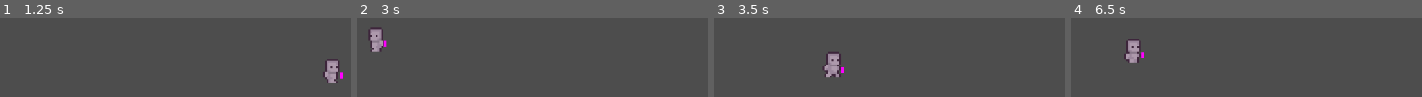
Above: before the commit, frames 1-4 (left to right).
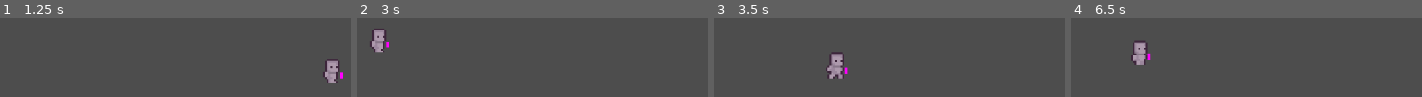
Above: after the commit, the same moments.

Repository: jus2tomate83/Godot2DGame
Game: Godot game, scene res://Mob/Pnj/PnjPathFollow/Pnj_PathFollow.tscn
The game is run twice, just before and just after one commit, with the same random seed, the same clock (stepped at 60 frames per second) and the same inputs.
Inputs:
- Up to frame 1 (1.25 s): hold D (droite) from 0.53 s (still down); tap Space (jump) at 0.77 s
- Up to frame 2 (3 s): tap Enter at 1.25 s; tap Space (jump) at 1.52 s; release D (droite) at 2.03 s; hold Q (gauche) 2.03-2.78 s; hold D (droite) from 2.78 s (still down)
- Up to frame 3 (3.5 s): keep holding D (droite); tap Space (jump) at 3.02 s
- Up to frame 4 (6.5 s): tap Space (jump) at 3.77, 4.52, 6.02 s; release D (droite) at 4.28 s; hold Q (gauche) 4.28-5.03 s; hold D (droite) 5.03-5.78 s; hold Q (gauche) from 5.78 s (still down)

Frame 1 is identical in both runs. In frame 2, 0.9% of the frame differs, in the area x 3-10%, y 11-44%; in frame 3, 1.3%; in frame 4, 1.6%, in the area x 15-23%, y 26-60%.
Error before the commit: Invalid type in function 'translate' in base 'Sprite2D'. Cannot convert argument 1 from int to Vector2. (res://Mob/Pnj/PnjPathFollow/CharacterFollower2D.gd:15)

Commit message:
Tel Mouvement Finish

Diff:
--- a/Mob/Pnj/PnjPathFollow/CharacterFollower2D.gd
+++ b/Mob/Pnj/PnjPathFollow/CharacterFollower2D.gd
@@ -2,20 +2,23 @@
 var velocity = Vector2.ZERO
 @export var runSpeed = 300
 var last_position
+var tel_pos_start
 # Called when the node enters the scene tree for the first time.
 func _ready():
-	pass # Replace with function body.
+	tel_pos_start = $Pnj/AnimatedSprite2D/Telephone.position
 
 # Called every frame. 'delta' is the elapsed time since the previous frame.
 func _process(delta):
 	last_position = position[0]
 	set_progress(get_progress() + runSpeed*delta)
 	if position[0] < last_position:
-			$Pnj/AnimatedSprite2D.flip_h = true
-			$Pnj/Telephone.translate(-10)
+		$Pnj/AnimatedSprite2D.flip_h = true
+		$Pnj/AnimatedSprite2D/Telephone.position = Vector2(-6,2.5)
+
 
 	if position[0] > last_position:
 		$Pnj/AnimatedSprite2D.flip_h = false
+		$Pnj/AnimatedSprite2D/Telephone.position = Vector2(tel_pos_start)
 	if progress_ratio == 1:
 		while progress_ratio != 0:
 				set_progress(get_progress() - runSpeed*delta)
--- a/Mob/Pnj/PnjSprite/Pnj.tscn
+++ b/Mob/Pnj/PnjSprite/Pnj.tscn
@@ -52,12 +52,12 @@
 sprite_frames = SubResource("SpriteFrames_dxvot")
 animation = &"Droite"
 
+[node name="Telephone" parent="AnimatedSprite2D" instance=ExtResource("3_seejr")]
+texture_filter = 1
+position = Vector2(4.89292, 2.80543)
+scale = Vector2(1.50552, 3.35259)
+
 [node name="CollisionShape2D" type="CollisionShape2D" parent="."]
 position = Vector2(0, 7)
 scale = Vector2(1.63, 1.63)
 shape = SubResource("RectangleShape2D_g47na")
-
-[node name="Telephone" parent="." instance=ExtResource("3_seejr")]
-texture_filter = 1
-position = Vector2(7.97546, 4.57285)
-scale = Vector2(2.45399, 5.46472)
